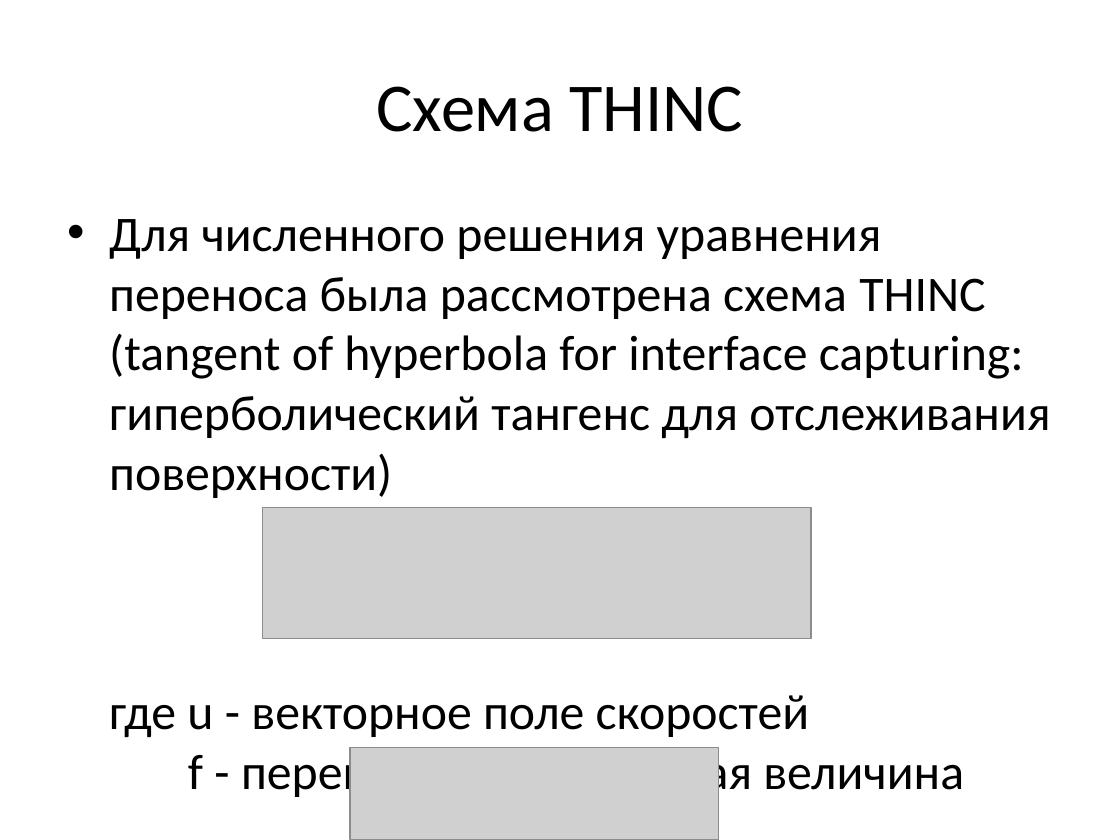
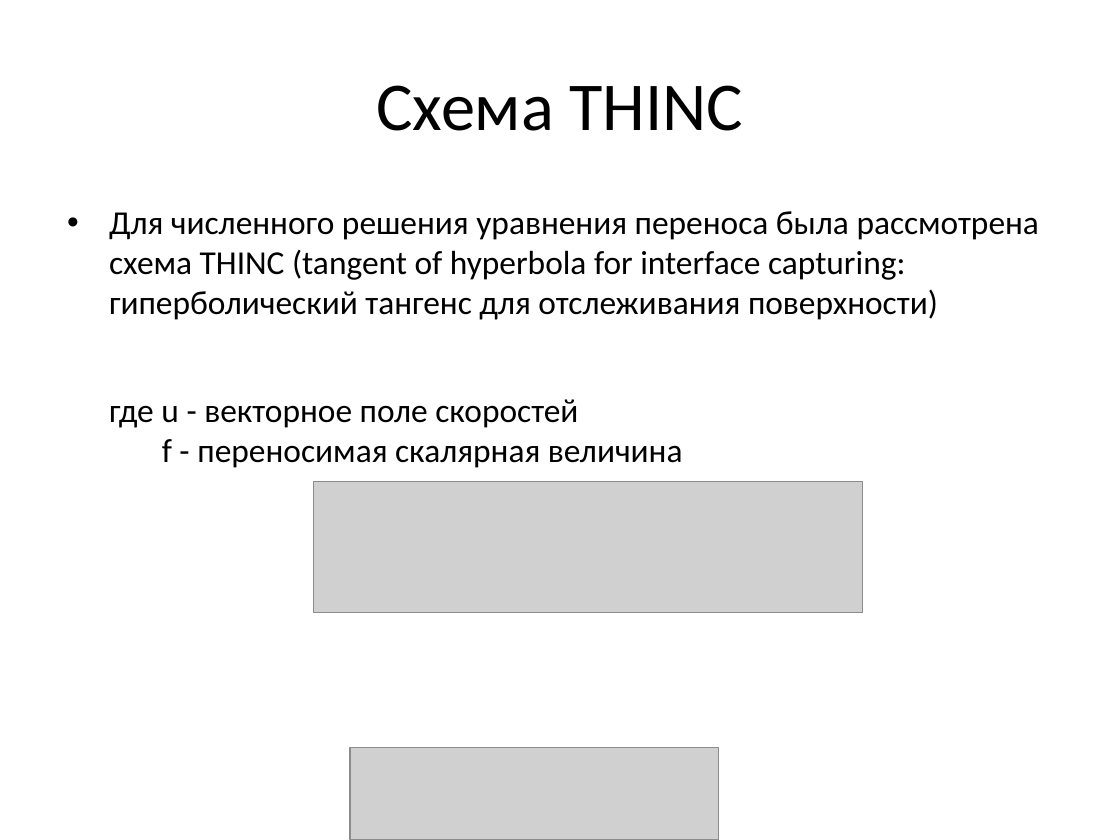
Before and after one commit to GSench/DigitalGeometry, a slide deck: slide 12 of Documents/PreviousWorks/Курсовая работа 5 курс/Presentation/Численное решение уравнения переноса.pptx. Drawn at 1120x840 pixels with LibreOffice and Linux fonts; fonts in the diff are those of the drawing; grey boxes stand for pictures. Boxes give left, top, right and bottom in pixels: in the first picture for what was removed or moved away, otherwise in the second. Text is boxed around its words. In the diff, an @@ line names an element or a change of style, - is before the commit and + after.

```diff
--- a/Documents/PreviousWorks/Курсовая работа 5 курс/Presentation/Численное решение уравнения переноса.pptx
+++ b/Documents/PreviousWorks/Курсовая работа 5 курс/Presentation/Численное решение уравнения переноса.pptx
@@ text "Для численного решения уравнения переноса ..." at (x1=109, y1=211, x2=1039, y2=468): size 32 to 21.4 pt; indent changed @@
@@ picture moved from (x1=262, y1=507, x2=811, y2=638) to (x1=314, y1=482, x2=862, y2=613) @@
```
Also in this commit, not shown: 30 other slides changed, 30 other files.
